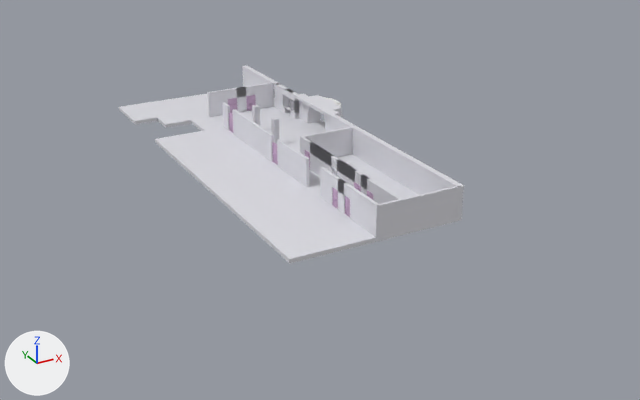
The Blender file NFC.blend, before and after one commit.
Before and after are seen from a 50 mm lens placed at (-50.9, -104.7, 40.8), pointed at (-2.8, -17.2, -3.0). Every picture has the same lights, and +X, +Y and +Z are marked at lower left.
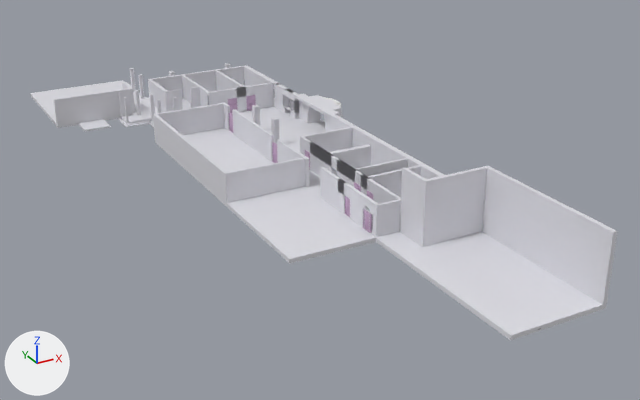
Where the change shows, as pixel boxes (x1, y1, x2, y2) in the pictures (640 x 400 px):
'Cube', reshaped (70% wider, 40% taller)
    before: (119, 65, 464, 264)
    after: (30, 63, 618, 341)
part 1 of me_cube, built on
    before: (161, 94, 403, 242)
    after: (30, 63, 618, 341)

Edits to the bpy script that builds the scene:
```text
Change me_cube:
    used by ob_cube; location = (0.0, 0.0, 0.0); scale = (5.89, 13.6, -0.258)
    remove me_cube.from_pydata(...)  # 3328 vertices, 3224 faces, 1 loose edge; spans x -2.7..1.5, y -2.6..1.6, z -15.2..1.0
    add me_cube.from_pydata(...)  # 7607 vertices, 7481 faces, 1 loose edge; spans x -4.4..1.5, y -4.1..2.6, z -28.9..1.0
    me_cube part 1: 2 vertices moved within x -2.1..-0.4, y -1.4..0.8, z -1.0..0.0; 17 vertices removed from x -1.5..0.2, y -2.6..1.6, z -1.0..0.5; 4296 vertices added at x -4.4..1.5, y -4.1..2.6, z -28.9..1.0
```
